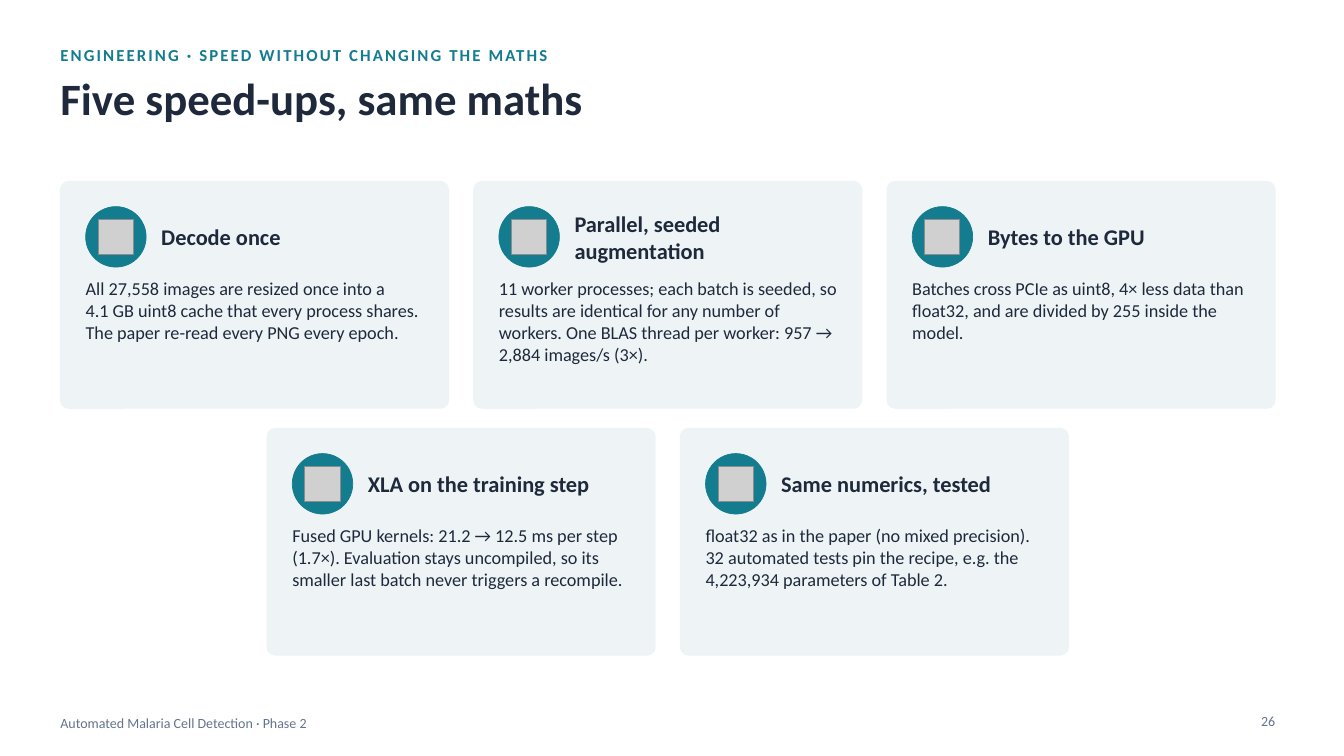
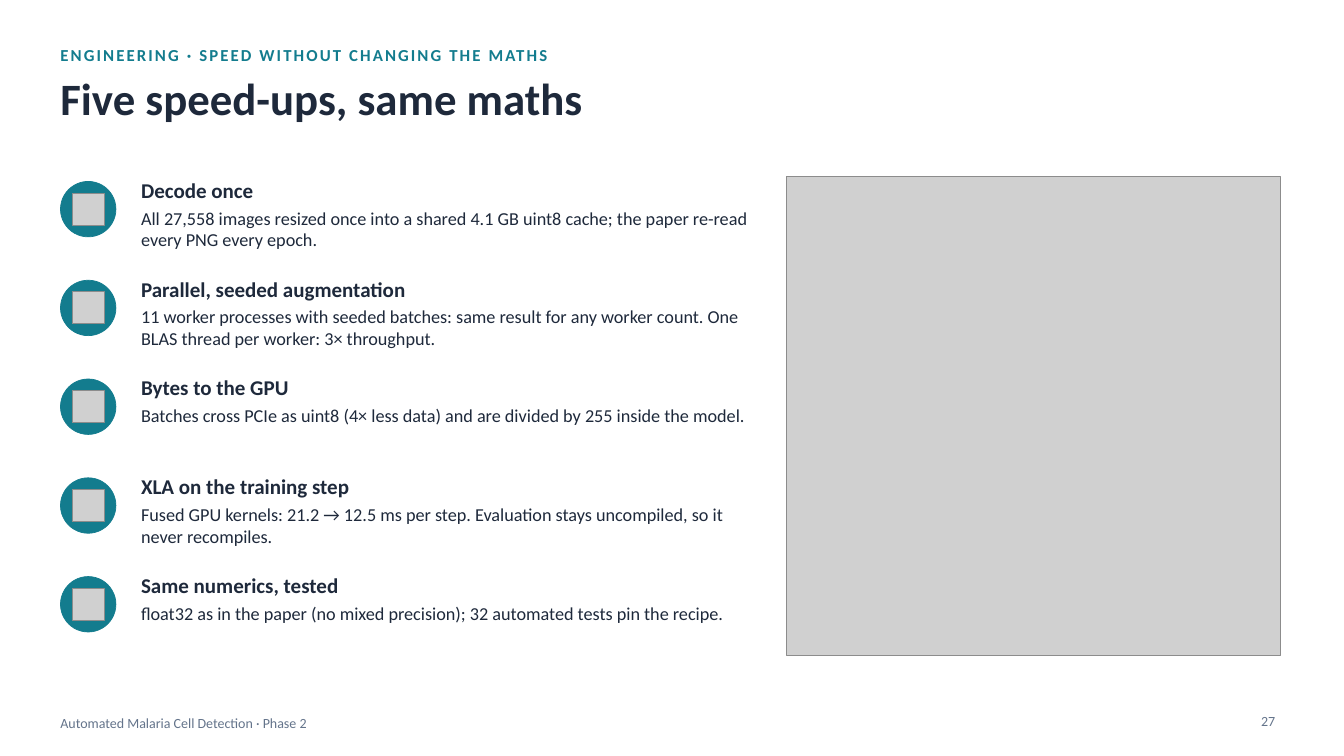
Before and after one commit to amathziah/malaria-detection, a slide deck: slide 27 of slides/Malaria_Phase2_Long.pptx (slide 26 before the commit). Drawn at 1344x756 pixels with LibreOffice and Linux fonts; fonts in the diff are those of the drawing; grey boxes stand for pictures. Boxes give left, top, right and bottom in pixels: in the first picture for what was removed or moved away, otherwise in the second. Text is boxed around its words. In the diff, an @@ line names an element or a change of style, - is before the commit and + after.

Commit message:
Slides: graphs for every result, metrics primer, PDF copies
- Every chart is now an image, so graphs show in any viewer (phone and
  quick-look previews could not render the native PowerPoint charts)
- New graphs: paper vs. ours on 8 metrics, distance from the paper per
  metric, per-fold accuracy, training curves, ROC, time per fold,
  speed-ups; new "How to read the metrics" slide in both decks
- Long deck 31 slides, short deck 13 slides; PDF copies exported from
  PowerPoint so GitHub can preview them
- Guide: speed-up figure and text use the paper's mean of 4 h 46 min
  per fold and our mean of 11.3 min

```diff
--- a/slides/Malaria_Phase2_Long.pptx
+++ b/slides/Malaria_Phase2_Long.pptx
@@ picture added at [786, 176, 1280, 655] @@
@@ ellipse: place and size @@
-ellipse at [86, 207, 146, 267]
+ellipse at [60, 181, 116, 237]
@@ rounded rectangle removed at [60, 181, 449, 408] @@
@@ picture: place and size @@
-picture at [99, 220, 134, 255]
+picture at [73, 194, 105, 226]
@@ text at [141, 183, 747, 249]: text changed @@
-All 27,558 images are resized once into a 4.1 GB uint8 cache that every process shares. The paper re-read every PNG every epoch.
+Decode once
+All 27,558 images resized once into a shared 4.1 GB uint8 cache; the paper re-read every PNG every epoch.
@@ rounded rectangle removed at [474, 181, 862, 408] @@
@@ rounded rectangle removed at [887, 181, 1275, 408] @@
@@ text removed at [161, 229, 281, 245] @@
-Decode once
@@ text removed at [575, 216, 721, 263] @@
-Parallel, seeded augmentation
@@ text removed at [988, 229, 1145, 249] @@
-Bytes to the GPU
@@ ellipse: place and size @@
-ellipse at [706, 454, 766, 514]
+ellipse at [60, 280, 116, 336]
@@ picture: place and size @@
-picture at [512, 220, 547, 255]
+picture at [73, 292, 105, 325]
@@ text at [141, 282, 739, 348]: text changed @@
-11 worker processes; each batch is seeded, so results are identical for any number of workers. One BLAS thread per worker: 957 → 2,884 images/s (3×).
+Parallel, seeded augmentation
+11 worker processes with seeded batches: same result for any worker count. One BLAS thread per worker: 3× throughput.
@@ ellipse: place and size @@
-ellipse at [499, 207, 560, 267]
+ellipse at [60, 379, 116, 435]
@@ text at [141, 380, 744, 425]: text changed @@
-Batches cross PCIe as uint8, 4× less data than float32, and are divided by 255 inside the model.
+Bytes to the GPU
+Batches cross PCIe as uint8 (4× less data) and are divided by 255 inside the model.
@@ picture: place and size @@
-picture at [926, 220, 961, 255]
+picture at [73, 391, 105, 423]
@@ rounded rectangle removed at [267, 429, 655, 655] @@
@@ rounded rectangle removed at [681, 429, 1069, 655] @@
@@ ellipse: place and size @@
-ellipse at [292, 454, 353, 514]
+ellipse at [60, 478, 116, 533]
@@ text at [141, 479, 723, 546]: text changed @@
-Fused GPU kernels: 21.2 → 12.5 ms per step (1.7×). Evaluation stays uncompiled, so its smaller last batch never triggers a recompile.
+XLA on the training step
+Fused GPU kernels: 21.2 → 12.5 ms per step. Evaluation stays uncompiled, so it never recompiles.
@@ text removed at [368, 476, 589, 496] @@
-XLA on the training step
@@ text removed at [781, 476, 991, 495] @@
-Same numerics, tested
@@ picture: place and size @@
-picture at [306, 467, 341, 502]
+picture at [73, 490, 105, 522]
@@ ellipse: place and size @@
-ellipse at [912, 207, 973, 267]
+ellipse at [60, 577, 116, 632]
@@ picture: place and size @@
-picture at [719, 467, 754, 502]
+picture at [73, 589, 105, 621]
@@ text at [141, 578, 723, 623]: text changed @@
-float32 as in the paper (no mixed precision). 32 automated tests pin the recipe, e.g. the 4,223,934 parameters of Table 2.
+Same numerics, tested
+float32 as in the paper (no mixed precision); 32 automated tests pin the recipe.
@@ page number at [1261, 717, 1275, 726]: text changed @@
-26
+27
```
Also in this commit, not shown: 6 other slides changed, 1 slide added, 23 other files.
